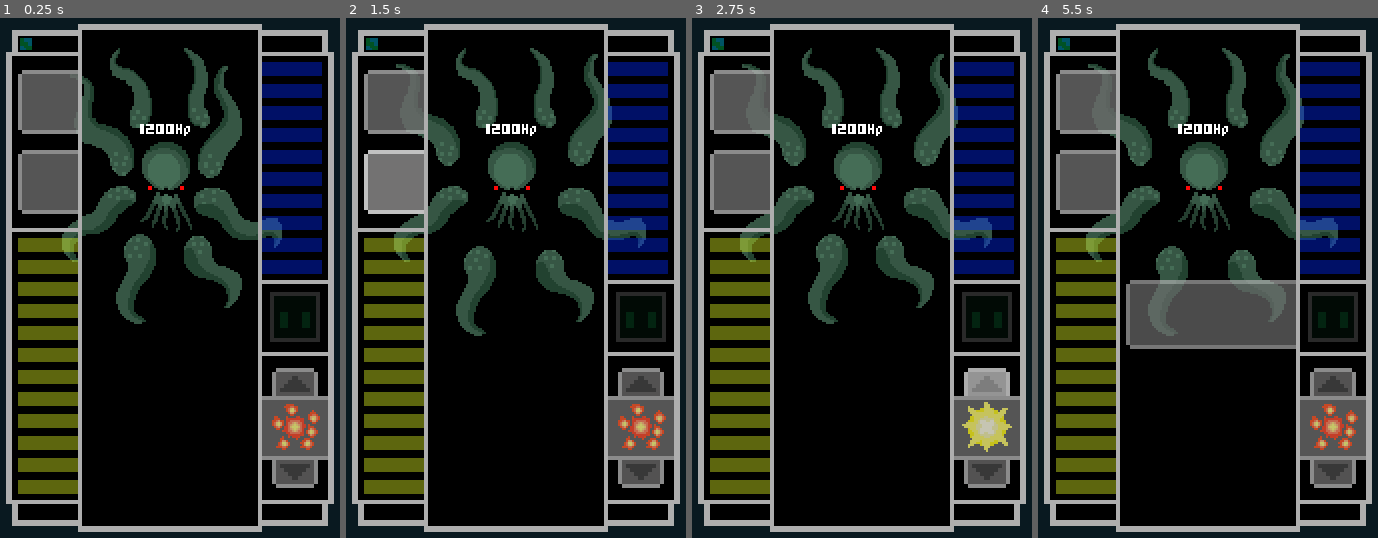
Above: before the commit, frames 1-4 (left to right).
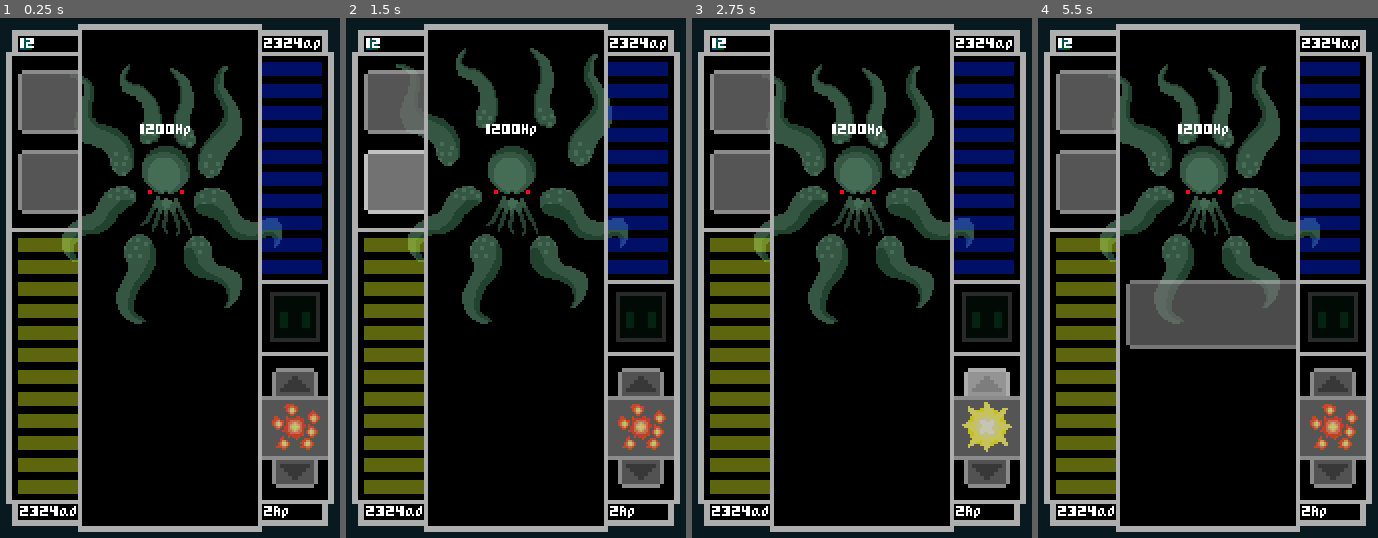
Above: after the commit, the same moments.

Repository: Razzf/SpaceRpg
Game: Godot game, scene res://Scenes/Battle.tscn
Same seed, same stepped clock (60 frames per second), same inputs: the game is played once before the commit and once after it. The project has no main scene, so this scene is started directly.
Inputs (mouse positions are in pixels of both pictures, inside the frame that each line leads up to):
- Up to frame 1 (0.25 s): no input
- Up to frame 2 (1.5 s): click (397, 101) at 0.5 s; click (397, 184) at 1.25 s
- Up to frame 3 (2.75 s): click (987, 382) at 2 s
- Up to frame 4 (5.5 s): click (1333, 475) at 2.75 s; click (1333, 428) at 3.5 s; click (1089, 101) at 4.25 s; click "Ok" at 5 s

The runs differ from the first frame. In frame 1, 2.9% of the frame differs, in the area x 5-95%, y 3-97%; in frame 2, 4.8%; in frame 3, 7.9%; in frame 4, 9.2%.

Commit message:
basic combat interacion added

Diff:
--- /dev/null
+++ b/Scenes/ActionButton.tscn
@@ -0,0 +1,29 @@
+[gd_scene load_steps=8 format=2]
+
+[ext_resource path="res://Resources/Styles/normalbutton.tres" type="StyleBox" id=1]
+[ext_resource path="res://Resources/Styles/pressedbutton.tres" type="StyleBox" id=2]
+[ext_resource path="res://Resources/Styles/HoverButton.tres" type="StyleBox" id=3]
+[ext_resource path="res://Scripts/ActionButton.gd" type="Script" id=4]
+[ext_resource path="res://Resources/Fonts/PixelFont.tres" type="DynamicFont" id=5]
+
+[sub_resource type="StyleBoxEmpty" id=1]
+
+[sub_resource type="StyleBoxFlat" id=2]
+
+[node name="ActionButton" type="Button"]
+anchor_right = 1.0
+anchor_bottom = 1.0
+margin_right = -163.0
+margin_bottom = -308.0
+rect_min_size = Vector2( 17, 12 )
+custom_styles/hover = ExtResource( 3 )
+custom_styles/pressed = ExtResource( 2 )
+custom_styles/focus = SubResource( 1 )
+custom_styles/disabled = SubResource( 2 )
+custom_styles/normal = ExtResource( 1 )
+custom_fonts/font = ExtResource( 5 )
+script = ExtResource( 4 )
+__meta__ = {
+"_edit_use_anchors_": false
+}
+[connection signal="pressed" from="." to="." method="_on_pressed"]
--- a/Scenes/Battle.tscn
+++ b/Scenes/Battle.tscn
@@ -23,6 +23,7 @@
 [ext_resource path="res://Resources/Styles/panel.tres" type="StyleBox" id=21]
 [ext_resource path="res://Resources/Fonts/PixelFont.tres" type="DynamicFont" id=22]
 [ext_resource path="res://Scripts/ShipStats.gd" type="Script" id=23]
+[ext_resource path="res://Scripts/StatsContainer.gd" type="Script" id=24]
 
 [sub_resource type="StyleBoxEmpty" id=1]
 
@@ -232,7 +233,6 @@
 }
 
 [node name="OkBtn" type="Button" parent="UI/InfPanel"]
-visible = false
 margin_left = 31.0
 margin_top = 105.0
 margin_right = 48.0
@@ -245,6 +245,9 @@
 custom_styles/normal = ExtResource( 1 )
 custom_fonts/font = ExtResource( 22 )
 text = "Ok"
+__meta__ = {
+"_edit_use_anchors_": false
+}
 
 [node name="CancelBtn" type="Button" parent="UI/InfPanel"]
 visible = false
@@ -264,9 +267,56 @@
 "_edit_use_anchors_": false
 }
 
+[node name="StatsContainer" type="GridContainer" parent="UI"]
+margin_left = 15.0
+margin_top = 34.0
+margin_right = 169.0
+margin_bottom = 274.0
+mouse_filter = 2
+custom_constants/vseparation = 228
+custom_constants/hseparation = 93
+columns = 2
+script = ExtResource( 24 )
+__meta__ = {
+"_edit_use_anchors_": false
+}
+
+[node name="PlanetsLabel" type="Label" parent="UI/StatsContainer"]
+margin_right = 29.0
+margin_bottom = 6.0
+custom_fonts/font = ExtResource( 22 )
+text = "2324"
+
+[node name="ShieldLabel" type="Label" parent="UI/StatsContainer"]
+margin_left = 122.0
+margin_right = 151.0
+margin_bottom = 6.0
+custom_fonts/font = ExtResource( 22 )
+text = "2324ap"
+
+[node name="EnergyLabel" type="Label" parent="UI/StatsContainer"]
+margin_top = 234.0
+margin_right = 29.0
+margin_bottom = 240.0
+custom_fonts/font = ExtResource( 22 )
+text = "2324ad"
+
+[node name="ApLabel" type="Label" parent="UI/StatsContainer"]
+margin_left = 122.0
+margin_top = 234.0
+margin_right = 151.0
+margin_bottom = 240.0
+custom_fonts/font = ExtResource( 22 )
+custom_constants/line_spacing = 0
+text = "2324ap"
+
 [node name="ShipWindow" type="Sprite" parent="."]
 position = Vector2( 90, 160 )
 texture = ExtResource( 5 )
+[connection signal="Ap_Changed" from="ShipStats" to="UI/StatsContainer" method="_on_ShipStats_Ap_Changed"]
+[connection signal="Energy_Changed" from="ShipStats" to="UI/StatsContainer" method="_on_ShipStats_Energy_Changed"]
+[connection signal="Shield_Changed" from="ShipStats" to="UI/StatsContainer" method="_on_ShipStats_Shield_Changed"]
+[connection signal="planets_Changed" from="ShipStats" to="UI/StatsContainer" method="_on_ShipStats_planets_Changed"]
 [connection signal="pressed" from="UI/ActionsContainer/UpDownBtns/UpButton" to="UI/ActionsContainer" method="_on_UpButton_pressed"]
 [connection signal="pressed" from="UI/ActionsContainer/UpDownBtns/DownButton" to="UI/ActionsContainer" method="_on_DownButton_pressed"]
 [connection signal="pressed" from="UI/ActionsContainer/ActionBtn" to="UI/InfPanel" method="_on_ActionBtn_pressed"]
--- a/Scenes/Enemy.tscn
+++ b/Scenes/Enemy.tscn
@@ -1,20 +1,91 @@
-[gd_scene load_steps=5 format=2]
+[gd_scene load_steps=7 format=2]
 
-[ext_resource path="res://Img Resources/Sprites and designs/MiniCthulu.png" type="Texture" id=1]
-[ext_resource path="res://Resources/Animations/CthuluIdle.tres" type="SpriteFrames" id=2]
+[ext_resource path="res://Img Resources/Frames Images/Son of Cthulu v1.0w.png" type="Texture" id=1]
 [ext_resource path="res://Scripts/Enemy.gd" type="Script" id=3]
 [ext_resource path="res://Resources/Fonts/PixelFont.tres" type="DynamicFont" id=4]
+
+[sub_resource type="Animation" id=2]
+resource_name = "Attack"
+length = 0.7
+tracks/0/type = "value"
+tracks/0/path = NodePath("Sprite:position")
+tracks/0/interp = 1
+tracks/0/loop_wrap = true
+tracks/0/imported = false
+tracks/0/enabled = true
+tracks/0/keys = {
+"times": PoolRealArray( 0, 0.2, 0.4, 0.5, 0.7 ),
+"transitions": PoolRealArray( 1, 1, 1, 1, 1 ),
+"update": 0,
+"values": [ Vector2( 0, 0 ), Vector2( 0, 3 ), Vector2( 0, 12 ), Vector2( 0, 10 ), Vector2( 0, 0 ) ]
+}
+tracks/1/type = "value"
+tracks/1/path = NodePath("Sprite:scale")
+tracks/1/interp = 1
+tracks/1/loop_wrap = true
+tracks/1/imported = false
+tracks/1/enabled = true
+tracks/1/keys = {
+"times": PoolRealArray( 0, 0.2, 0.4, 0.5, 0.7 ),
+"transitions": PoolRealArray( 1, 1, 1, 1, 1 ),
+"update": 0,
+"values": [ Vector2( 1, 1 ), Vector2( 1.2, 1.2 ), Vector2( 1.6, 1.6 ), Vector2( 1.5, 1.5 ), Vector2( 1, 1 ) ]
+}
+tracks/2/type = "method"
+tracks/2/path = NodePath(".")
+tracks/2/interp = 1
+tracks/2/loop_wrap = true
+tracks/2/imported = false
+tracks/2/enabled = true
+tracks/2/keys = {
+"times": PoolRealArray( 0.4 ),
+"transitions": PoolRealArray( 1 ),
+"values": [ {
+"args": [  ],
+"method": "deal_damage"
+} ]
+}
+
+[sub_resource type="Animation" id=1]
+resource_name = "Idle"
+length = 1.5
+loop = true
+step = 0.3
+tracks/0/type = "value"
+tracks/0/path = NodePath("Sprite:frame")
+tracks/0/interp = 1
+tracks/0/loop_wrap = true
+tracks/0/imported = false
+tracks/0/enabled = true
+tracks/0/keys = {
+"times": PoolRealArray( 0, 0.3, 0.6, 0.9, 1.2, 1.5 ),
+"transitions": PoolRealArray( 1, 1, 1, 1, 1, 1 ),
+"update": 1,
+"values": [ 0, 1, 2, 3, 4, 5 ]
+}
+
+[sub_resource type="Animation" id=3]
+resource_name = "Shake"
+length = 0.5
+tracks/0/type = "value"
+tracks/0/path = NodePath("Sprite:position")
+tracks/0/interp = 1
+tracks/0/loop_wrap = true
+tracks/0/imported = false
+tracks/0/enabled = true
+tracks/0/keys = {
+"times": PoolRealArray( 0, 0.1, 0.2, 0.3, 0.4, 0.5 ),
+"transitions": PoolRealArray( 1, 1, 1, 1, 1, 1 ),
+"update": 0,
+"values": [ Vector2( 3.8147e-06, -5.96046e-08 ), Vector2( -9, 10 ), Vector2( 14, 12 ), Vector2( -12, -11 ), Vector2( 17, -11 ), Vector2( 1.19209e-07, -1.19209e-07 ) ]
+}
 
 [node name="Enemy" type="Node2D"]
 script = ExtResource( 3 )
 
 [node name="Sprite" type="Sprite" parent="."]
-visible = false
 texture = ExtResource( 1 )
-
-[node name="AnimatedSprite" type="AnimatedSprite" parent="."]
-frames = ExtResource( 2 )
-animation = "Idle"
+hframes = 6
 
 [node name="Label" type="Label" parent="."]
 margin_left = -13.0
@@ -28,3 +99,9 @@
 __meta__ = {
 "_edit_use_anchors_": false
 }
+
+[node name="AnimationPlayer" type="AnimationPlayer" parent="."]
+playback_speed = 0.6
+anims/Attack = SubResource( 2 )
+anims/Idle = SubResource( 1 )
+anims/Shake = SubResource( 3 )
--- /dev/null
+++ b/Scripts/ActionButton.gd
@@ -0,0 +1,6 @@
+extends Button
+
+const battle_units = preload("res://Resources/ScriptableClasses/BattleUnits.tres")
+
+func _on_pressed():
+	pass
--- a/Scripts/BattleScene.gd
+++ b/Scripts/BattleScene.gd
@@ -1,12 +1,31 @@
 extends Node2D
 
-
-onready var enemy = $Enemy
-
+const battle_units = preload("res://Resources/ScriptableClasses/BattleUnits.tres")
+onready var StatsContainer = $UI/StatsContainer
 # Called when the node enters the scene tree for the first time.
 func _ready():
-	enemy.animation.play("Idle")
-	enemy.sprite.hide()
+	battle_units.Enemy.animation.play("Idle")
+	battle_units.ShipStats.planets = 12
+	Start_Ship_Turn()
+	StatsContainer.mouse_filter = Control.MOUSE_FILTER_IGNORE
+
+
+
+func Start_Ship_Turn():
+	StatsContainer.mouse_filter = Control.MOUSE_FILTER_IGNORE
+	var ship = battle_units.ShipStats
+	ship.ap = ship.max_ap
+	yield(ship, "end_turn")
+	Start_Enemy_Turn()
+
+func Start_Enemy_Turn():
+	StatsContainer.mouse_filter = Control.MOUSE_FILTER_PASS
+	var enemy = battle_units.Enemy
+	if enemy != null:
+		enemy.attack()
+		yield(enemy, "end_turn")
+	Start_Ship_Turn()
+
 
 
 # Called every frame. 'delta' is the elapsed time since the previous frame.
--- a/Scripts/Enemy.gd
+++ b/Scripts/Enemy.gd
@@ -2,20 +2,47 @@
 
 const battle_units = preload("res://Resources/ScriptableClasses/BattleUnits.tres")
 
-export(int) var hp = 25 setget sethp
+export(int) var hp = 1200 setget sethp
 export(int) var damage = 4
 
 onready var hp_label = $Label
-onready var animation = $AnimatedSprite
+onready var animation = $AnimationPlayer
 onready var sprite = $Sprite
+
+
 
 signal dead
 signal end_turn
 
+func is_dead():
+	return hp <= 0
 
-# Called when the node enters the scene tree for the first time.
-func _ready():
-	pass # Replace with function body.
+func attack():
+	animation.play("Attack")
+	yield(animation,"animation_finished")
+	emit_signal("end_turn")
+
+func deal_damage():
+	battle_units.ShipStats.shield -= damage
+
+func take_damage(amount):
+	self.hp -= amount
+	if is_dead():
+		queue_free()
+		emit_signal("dead")
+	else:
+		animation.play("Shake")
+	pass
 
 func sethp(value):
-	pass
+	hp = value
+	if hp_label != null:
+		hp_label.text = str(hp) + "Hp"
+
+
+func _ready():
+	battle_units.Enemy = self
+	#animation.play("Idle")
+
+func _exit_tree():
+	battle_units.Enemy = null
--- a/Scripts/InfPAnel.gd
+++ b/Scripts/InfPAnel.gd
@@ -6,6 +6,8 @@
 onready var CancelBtn = $CancelBtn
 var _animation = Animation.new()
 var PanelAbleToAppear = true
+
+const battle_units = preload("res://Resources/ScriptableClasses/BattleUnits.tres")
 
 func _ready():
 	pass
@@ -34,6 +36,13 @@
 	animation.play("PanelDisappear")
 	yield(animation,"animation_finished")
 	PanelAbleToAppear = true
+	var enemy = battle_units.Enemy
+	var ship = battle_units.ShipStats
+	if enemy != null and ship != null:
+		enemy.take_damage(120)
+		ship.energy -= 200
+		ship.ap -= 1
+		print("attacking")
 
 
 func _on_CancelBtn_pressed():
--- a/Scripts/ShipStats.gd
+++ b/Scripts/ShipStats.gd
@@ -8,13 +8,23 @@
 var max_energy = 3500
 var energy = max_energy setget setEnergy
 
-var max_ap = 6
+var max_ap = 2
 var ap = max_ap setget setAp
+
+var max_planets = 999
+var planets = 0 setget setplanets
 
 signal Shield_Changed(value)
 signal Energy_Changed(value)
 signal Ap_Changed(value)
+signal planets_Changed(value)
 signal end_turn
+
+func setplanets(value):
+	planets = clamp(value, 0, max_planets)
+	print("asa cambio")
+	emit_signal("planets_Changed", planets)
+
 
 func setShield(value):
 	shield = clamp(value, 0, max_shield)
--- /dev/null
+++ b/Scripts/StatsContainer.gd
@@ -0,0 +1,31 @@
+extends GridContainer
+
+onready var ShieldLabel = $ShieldLabel
+onready var EnergyLabel = $EnergyLabel
+onready var ApLabel = $ApLabel
+onready var PlanetsLabel = $PlanetsLabel
+
+func _ready():
+	pass # Replace with function body.
+
+
+
+func _on_ShipStats_Ap_Changed(value):
+	var stringAp = str(value)
+	ApLabel.text = stringAp + "Ap"
+
+
+
+func _on_ShipStats_Energy_Changed(value):
+	var stringEnergy = str(value)
+	EnergyLabel.text = stringEnergy + "Ep"
+
+
+func _on_ShipStats_Shield_Changed(value):
+	var stringShield = str(value)
+	ShieldLabel.text = stringShield + "Ep"
+
+
+
+func _on_ShipStats_planets_Changed(value):
+	PlanetsLabel.text = str(value)
Not shown: 1 places in Scenes/Battle.tscn that only renumber resources
